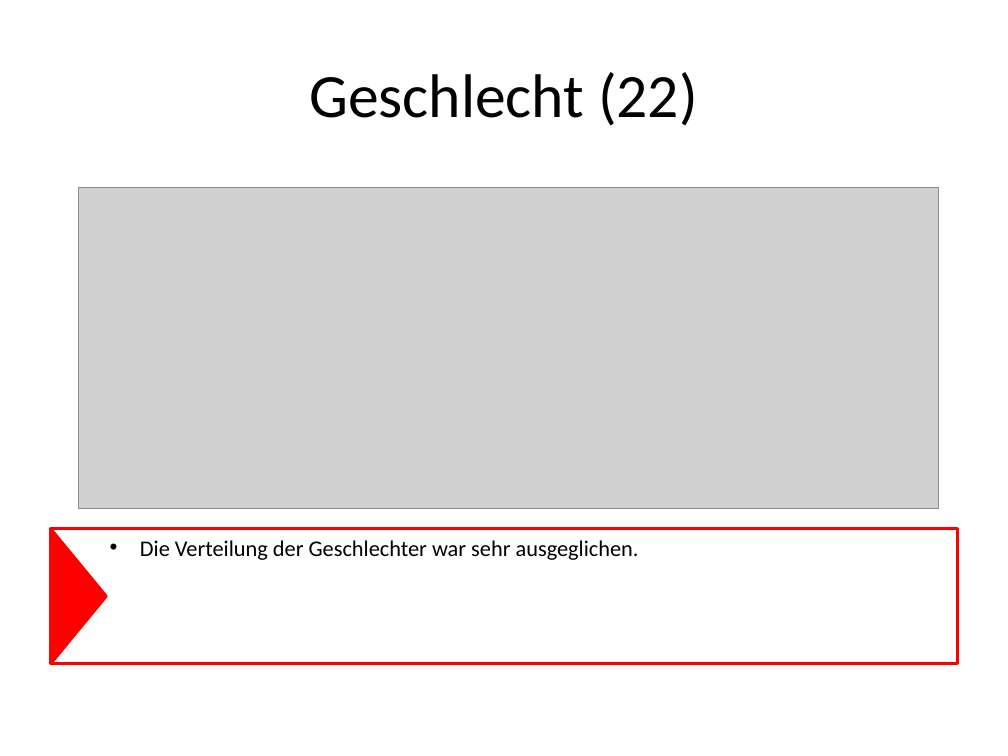
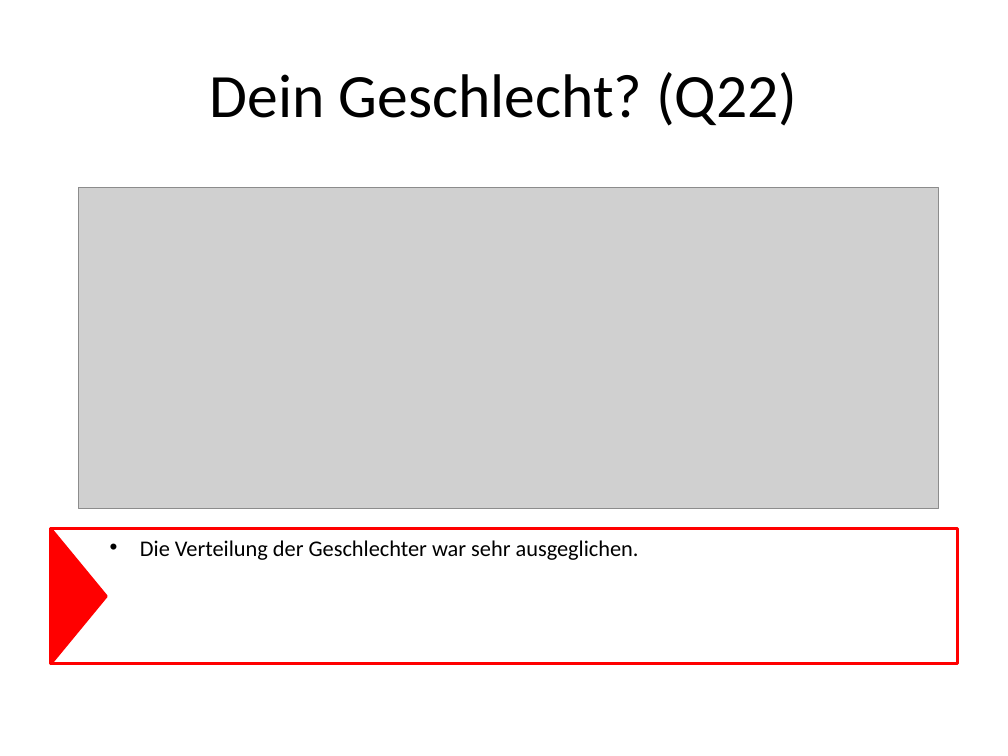
Before and after one commit to Roba1993/Happy-Hour, a slide deck: slide 3 of documents/marketing/Marketing Analyse von Umfrage 1 (5.5).pptx. Drawn at 1008x756 pixels with LibreOffice and Linux fonts; fonts in the diff are those of the drawing; grey boxes stand for pictures. Boxes give left, top, right and bottom in pixels: in the first picture for what was removed or moved away, otherwise in the second. Text is boxed around its words. In the diff, an @@ line names an element or a change of style, - is before the commit and + after.

```diff
--- a/documents/marketing/Marketing Analyse von Umfrage 1 (5.5).pptx
+++ b/documents/marketing/Marketing Analyse von Umfrage 1 (5.5).pptx
@@ title at [210,72,797,126]: text changed @@
-Geschlecht (22)
+Dein Geschlecht? (Q22)
```
Also in this commit, not shown: 4 other slides changed.
